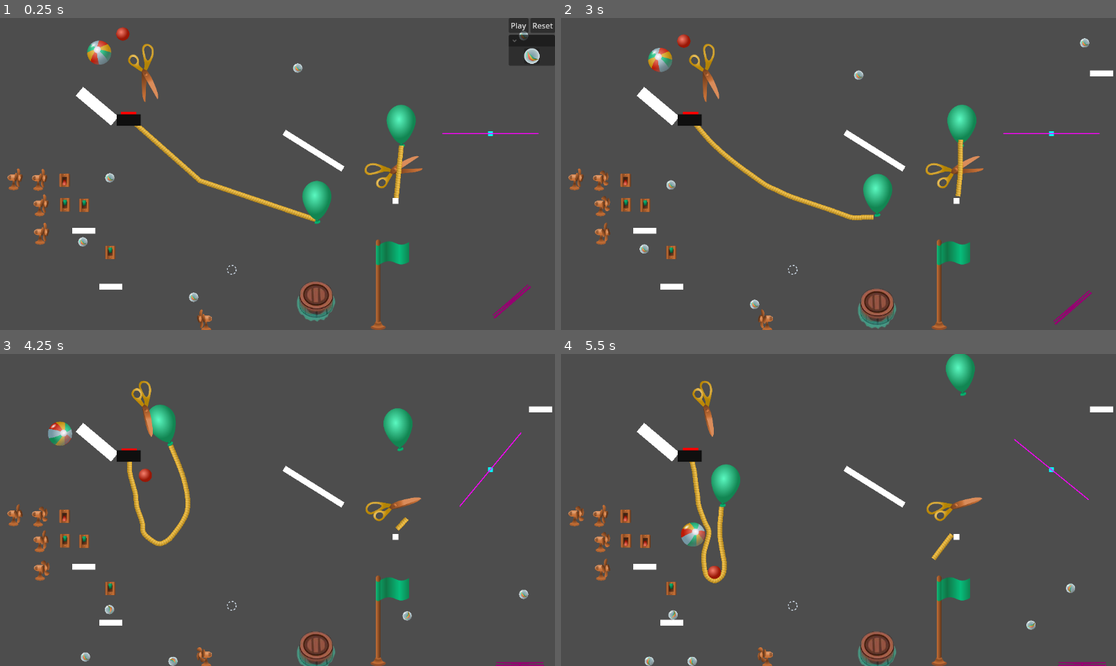
Above: before the commit, frames 1-4 (two rows, left to right).
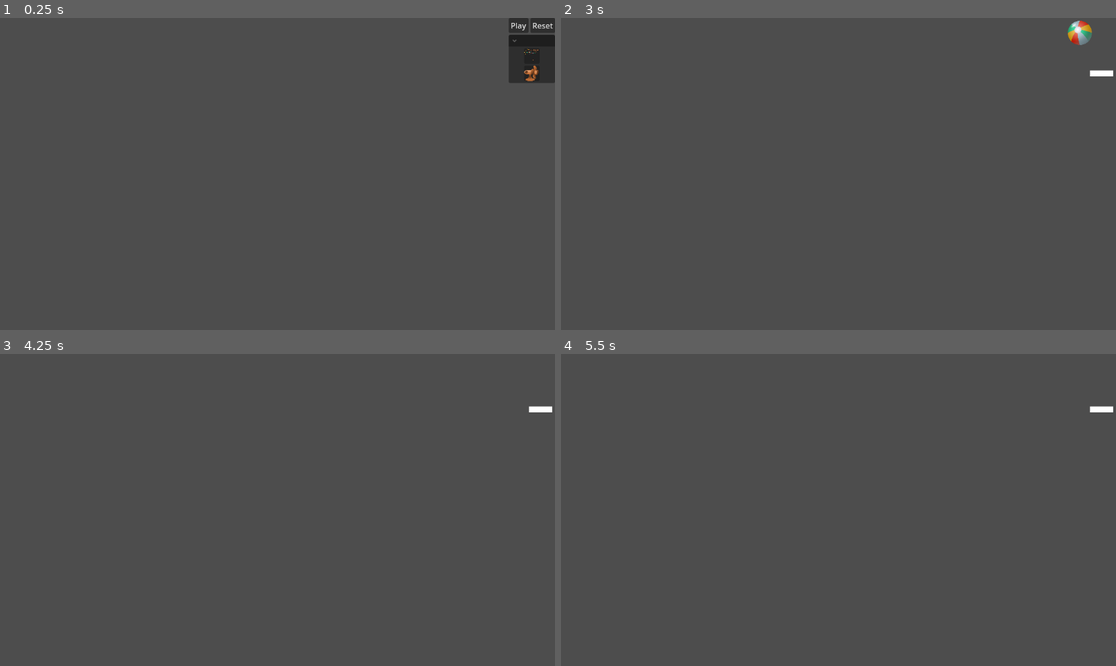
Above: after the commit, the same moments.

Repository: lechaosx/jam-at-fit-vol-2
Game: Godot game, scene res://game.tscn
The game is run twice, just before and just after one commit, with the same random seed, the same clock (stepped at 60 frames per second) and the same inputs. The engine's default icon, where the game draws it, is replaced by a stand-in: a white triangle on a blue panel in a dark square.
Inputs (mouse positions are in pixels of both pictures, inside the frame that each line leads up to):
- Up to frame 1 (0.25 s): no input
- Up to frame 2 (3 s): click "Reset" at 0.5 s; click (1093, 55) at 1.25 s; click (1093, 74) at 2.02 s; click "Play" at 2.75 s
- Up to frame 3 (4.25 s): move the mouse to (399, 494) at 3.52 s; click (399, 494) at 3.67 s
- Up to frame 4 (5.5 s): move the mouse to (727, 525) at 4.27 s; click (727, 525) at 4.42 s; move the mouse to (894, 441) at 5.02 s; click (894, 441) at 5.17 s

The runs differ from the first frame. In frame 1, 6.7% of the frame differs, in the area x 1-100%, y 2-100%; in frame 2, 6.4%; in frame 3, 5.8%; in frame 4, 5.9%.

Commit message:
Stuff Editor

Diff:
--- a/godot/UI/editor/editor.gd
+++ b/godot/UI/editor/editor.gd
@@ -1,35 +1,74 @@
 extends Control
 
-signal playClicked
-signal resetWorldClicked
+signal playClicked(Node2D)
+
+var placeable_button_scene:PackedScene = preload("res://UI/editor/item_placeholder.tscn")
+var basic_tool_scene:PackedScene = preload("res://UI/tools/basic_tool.tscn")
+
+@onready var viewport = $SubViewportContainer/SubViewport
+
 var selected_element:Node2D
-var world_instance
+var selected_resource: PlaceableResource
+var world_scene:PackedScene
+var world_instance:Node2D
+var targets_manager:TargetsManager
+var level_placeables: LevelPlaceables
 
-func _input(event: InputEvent) -> void:
-	if event is InputEventMouseMotion:
-		if selected_element:
-			print("Mouse Motion at: ", event.position)
-			selected_element.position = event.position
+func _on_button_pressed() -> void:
+	playClicked.emit(get_world_duplicate())
 
-	if event is InputEventMouseButton:
-		if selected_element:
-			selected_element.position = event.position
-			self.remove_child(selected_element)
-			world_instance.add_child(selected_element)
-			selected_element=null
+func _on_item_placeholder_element_selected(resource: PlaceableResource) -> void:
+	var tool_scene = resource.tool
+	if not tool_scene:
+		tool_scene = basic_tool_scene
+
+	var tool = tool_scene.instantiate()
+	tool.init(resource, world_instance)
+	%ToolsContainer.add_child(tool)
+
+func _on_reset_button_pressed() -> void:
+	spawn_world(world_scene)
+
+func remove_world_instance(world:Node2D):
+	if not world:
+		return
+
+	world.hide()
+	$SubViewportContainer/SubViewport.remove_child(world)
+	world.queue_free()
+
+func load_placeables_from_level():
+	for child in %PlaceablesContainer.get_children():
+		%PlaceablesContainer.remove_child(child)
+		child.queue_free()
+
+	for placeable in level_placeables.placeables:
+		var placeable_button_instance = placeable_button_scene.instantiate()
+		placeable_button_instance.set_resource(placeable.placeable_res)
+		%PlaceablesContainer.add_child(placeable_button_instance)
+		placeable_button_instance.element_selected.connect(_on_item_placeholder_element_selected)
 
 
+func spawn_world(scene:PackedScene):
+	remove_world_instance(world_instance)
+	world_instance = scene.instantiate()
+	world_instance.process_mode = Node.PROCESS_MODE_DISABLED
+	$SubViewportContainer/SubViewport.add_child(world_instance)
 
-func _on_button_pressed() -> void:
-	playClicked.emit()
+	for child in world_instance.get_children():
+		if child is LevelPlaceables:
+			level_placeables = child
+		if child is TargetsManager:
+			targets_manager = child
+
+	load_placeables_from_level()
 
 
-func _on_item_placeholder_element_selected(element: ItemPlaceholder) -> void:
-	print_debug(element.element_name)
-	selected_element = element.element_scene.instantiate()
-	self.add_child(selected_element)
-	pass # Replace with function body.
+func get_world_duplicate()->Node2D:
+	if world_instance:
+		return world_instance.duplicate()
+	return null
 
-
-func _on_reset_button_pressed() -> void:
-	resetWorldClicked.emit()
+func set_world(world:PackedScene):
+	world_scene=world
+	spawn_world(world)
--- a/godot/UI/editor/editor.tscn
+++ b/godot/UI/editor/editor.tscn
@@ -1,8 +1,6 @@
-[gd_scene load_steps=4 format=3 uid="uid://dip5b4oujsda5"]
+[gd_scene load_steps=2 format=3 uid="uid://dip5b4oujsda5"]
 
 [ext_resource type="Script" uid="uid://dvkg1db0fuwdm" path="res://UI/editor/editor.gd" id="1_x6cky"]
-[ext_resource type="PackedScene" uid="uid://bdioybepl7u2g" path="res://UI/editor/item_placeholder.tscn" id="2_x2ey7"]
-[ext_resource type="PackedScene" uid="uid://bqa5lhjbjxeho" path="res://obstacles/long.tscn" id="3_ksdqf"]
 
 [node name="Editor" type="Control"]
 layout_mode = 3
@@ -13,9 +11,29 @@
 grow_vertical = 2
 script = ExtResource("1_x6cky")
 
-[node name="HBoxContainer" type="HBoxContainer" parent="."]
+[node name="SubViewportContainer" type="SubViewportContainer" parent="."]
 layout_mode = 1
 anchors_preset = 15
+anchor_right = 1.0
+anchor_bottom = 1.0
+grow_horizontal = 2
+grow_vertical = 2
+stretch = true
+
+[node name="SubViewport" type="SubViewport" parent="SubViewportContainer"]
+handle_input_locally = false
+size = Vector2i(1152, 648)
+render_target_update_mode = 4
+
+[node name="ToolsContainer" type="Control" parent="."]
+unique_name_in_owner = true
+process_mode = 1
+anchors_preset = 0
+offset_right = 40.0
+offset_bottom = 40.0
+
+[node name="HBoxContainer" type="HBoxContainer" parent="."]
+layout_mode = 0
 anchor_right = 1.0
 anchor_bottom = 1.0
 grow_horizontal = 2
@@ -36,15 +54,12 @@
 layout_mode = 2
 text = "Reset"
 
-[node name="FoldableContainer" type="FoldableContainer" parent="HBoxContainer/VBoxContainer"]
+[node name="CollapsableContainer" type="FoldableContainer" parent="HBoxContainer/VBoxContainer"]
 layout_mode = 2
 
-[node name="ItemPlaceholder" parent="HBoxContainer/VBoxContainer/FoldableContainer" instance=ExtResource("2_x2ey7")]
+[node name="PlaceablesContainer" type="VBoxContainer" parent="HBoxContainer/VBoxContainer/CollapsableContainer"]
+unique_name_in_owner = true
 layout_mode = 2
-size_flags_vertical = 0
-element_scene = ExtResource("3_ksdqf")
-element_name = "Blasdlbjasjbdk"
 
 [connection signal="pressed" from="HBoxContainer/VBoxContainer/HBoxContainer/PlayButton" to="." method="_on_button_pressed"]
 [connection signal="pressed" from="HBoxContainer/VBoxContainer/HBoxContainer/ResetButton" to="." method="_on_reset_button_pressed"]
-[connection signal="element_selected" from="HBoxContainer/VBoxContainer/FoldableContainer/ItemPlaceholder" to="." method="_on_item_placeholder_element_selected"]
--- a/godot/UI/editor/item_placeholder.gd
+++ b/godot/UI/editor/item_placeholder.gd
@@ -1,18 +1,23 @@
-extends Control
+extends Button
 class_name ItemPlaceholder
 
-@export var element_scene: PackedScene
-@export var element_name: String
-@export var texture: Texture2D
+#@export var element_scene: PackedScene
+#@export var element_name: String
+#@export var texture: Texture2D
 
+@export var res: PlaceableResource
 
-signal element_selected(element:ItemPlaceholder)
+signal element_selected(element:PlaceableResource, position:Vector2)
 
 # Called when the node enters the scene tree for the first time.
 func _ready() -> void:
-	$MainSprite.texture = texture
+	if res:
+		$MainSprite.texture = res.texture
+
+func _on_pressed() -> void:
+	element_selected.emit(res)
 	pass # Replace with function body.
 
-func _on_pressed() -> void:
-	element_selected.emit(self)
-	pass # Replace with function body.
+func set_resource(val:PlaceableResource):
+	res = val
+	$MainSprite.texture = res.texture
--- a/godot/UI/editor/item_placeholder.tscn
+++ b/godot/UI/editor/item_placeholder.tscn
@@ -1,7 +1,6 @@
-[gd_scene load_steps=4 format=3 uid="uid://bdioybepl7u2g"]
+[gd_scene load_steps=3 format=3 uid="uid://bdioybepl7u2g"]
 
 [ext_resource type="Script" uid="uid://d2hd6xxqv4nmn" path="res://UI/editor/item_placeholder.gd" id="1_nhbkl"]
-[ext_resource type="Texture2D" uid="uid://b8gop2u4bkjx8" path="res://assets/marble_albedo.png" id="2_pball"]
 [ext_resource type="Texture2D" uid="uid://bnu6u3g044pp5" path="res://icon.svg" id="3_ppbsh"]
 
 [node name="ItemPlaceholder" type="Button"]
@@ -20,7 +19,6 @@
 size_flags_horizontal = 4
 size_flags_vertical = 4
 script = ExtResource("1_nhbkl")
-texture = ExtResource("2_pball")
 
 [node name="MainSprite" type="TextureRect" parent="."]
 layout_mode = 1
--- /dev/null
+++ b/godot/UI/tools/basic_tool.gd
@@ -0,0 +1,39 @@
+extends Control
+
+var res:PlaceableResource
+var world_instance : Node2D
+var target_instance : Node2D
+
+func _input(event: InputEvent) -> void:
+	if event is InputEventMouseMotion:
+		target_instance.show()
+		target_instance.position = event.position
+
+	if event is InputEventMouseButton:
+		if event.button_index == MouseButton.MOUSE_BUTTON_RIGHT:
+			get_parent().remove_child(self)
+			self.queue_free()
+
+		if event.button_index == MouseButton.MOUSE_BUTTON_LEFT:
+			remove_child(target_instance)
+			world_instance.add_child(target_instance)
+			target_instance.process_mode = Node.PROCESS_MODE_INHERIT
+			queue_free()
+
+		if event.button_index == MouseButton.MOUSE_BUTTON_WHEEL_DOWN:
+			target_instance.rotate(PI/16)
+
+		if event.button_index == MouseButton.MOUSE_BUTTON_WHEEL_UP:
+			target_instance.rotate(-PI/16)
+
+		if event.button_index == MouseButton.MOUSE_BUTTON_MIDDLE and event.pressed:
+			target_instance.scale.x = target_instance.scale.x * -1
+
+func init(resource:PlaceableResource, world:Node2D):
+	res = resource
+	world_instance = world
+
+	target_instance = res.element_scene.instantiate()
+	add_child(target_instance)
+	target_instance.hide()
+	target_instance.process_mode = Node.PROCESS_MODE_DISABLED
--- /dev/null
+++ b/godot/UI/tools/basic_tool.tscn
@@ -0,0 +1,9 @@
+[gd_scene load_steps=2 format=3 uid="uid://cuby3f3hbbilm"]
+
+[ext_resource type="Script" uid="uid://yr44pletr8gh" path="res://UI/tools/basic_tool.gd" id="1_iw77a"]
+
+[node name="BasicTool" type="Control"]
+layout_mode = 3
+anchors_preset = 0
+mouse_filter = 1
+script = ExtResource("1_iw77a")
--- a/godot/game.gd
+++ b/godot/game.gd
@@ -11,24 +11,13 @@
 var editor_world_instance
 var play_world_instance
 
-func reset_world():
-	print_debug("world reset")
-
-	if editor_world_instance:
-		remove_world(editor_world_instance)
-
-	editor_world_instance = world_scene.instantiate()
-	editor_world_instance.process_mode = Node.PROCESS_MODE_DISABLED
-	$SubViewportContainer/SubViewport.add_child(editor_world_instance)
-	$Editor.world_instance=editor_world_instance
-
 func remove_world(world_node):
 		$SubViewportContainer/SubViewport.remove_child(world_node)
 		world_node.queue_free()
 
 # Called when the node enters the scene tree for the first time.
 func _ready() -> void:
-	reset_world()
+	$Editor.set_world(world_scene)
 
 func unPause():
 	$PauseMenu.hide()
@@ -54,18 +43,13 @@
 	if isPaused:
 		process_pause()
 
-func _on_editor_play_clicked() -> void:
+func _on_editor_play_clicked(world:Node2D) -> void:
 	isInEditor = false
-	play_world_instance = editor_world_instance.duplicate()
+	play_world_instance = world
 	play_world_instance.process_mode = Node.PROCESS_MODE_PAUSABLE
 	$SubViewportContainer/SubViewport.add_child(play_world_instance)
-	editor_world_instance.hide()
-
-func _on_editor_reset_world_clicked() -> void:
-	reset_world()
 
 func _on_pause_menu_reset_to_editor() -> void:
-	editor_world_instance.show()
 	if play_world_instance:
 		play_world_instance.hide()
 		remove_world(play_world_instance)
--- a/godot/game.tscn
+++ b/godot/game.tscn
@@ -1,14 +1,14 @@
 [gd_scene load_steps=5 format=3 uid="uid://cqap1fgfobevr"]
 
 [ext_resource type="Script" uid="uid://syka4aigomtx" path="res://game.gd" id="1_feb5d"]
-[ext_resource type="PackedScene" uid="uid://xsklbsg58dkb" path="res://world.tscn" id="2_e2o6t"]
+[ext_resource type="PackedScene" uid="uid://67wdnf8llrj2" path="res://levels/level1.tscn" id="2_fc0e3"]
 [ext_resource type="PackedScene" uid="uid://bucen7t8kj3h7" path="res://UI/pause_menu.tscn" id="3_feb5d"]
 [ext_resource type="PackedScene" uid="uid://dip5b4oujsda5" path="res://UI/editor/editor.tscn" id="4_fc0e3"]
 
 [node name="Game" type="Node"]
 process_mode = 3
 script = ExtResource("1_feb5d")
-world_scene = ExtResource("2_e2o6t")
+world_scene = ExtResource("2_fc0e3")
 
 [node name="SubViewportContainer" type="SubViewportContainer" parent="."]
 anchors_preset = 15
@@ -36,6 +36,5 @@
 size_flags_vertical = 4
 
 [connection signal="playClicked" from="Editor" to="." method="_on_editor_play_clicked"]
-[connection signal="resetWorldClicked" from="Editor" to="." method="_on_editor_reset_world_clicked"]
 [connection signal="resetToEditor" from="PauseMenu" to="." method="_on_pause_menu_reset_to_editor"]
 [connection signal="resumeClicked" from="PauseMenu" to="." method="_on_pause_menu_resume_clicked"]
--- /dev/null
+++ b/godot/levels/level1.tscn
@@ -0,0 +1,33 @@
+[gd_scene load_steps=11 format=3 uid="uid://67wdnf8llrj2"]
+
+[ext_resource type="PackedScene" uid="uid://cv7kxl3b27xjo" path="res://placeables/level_placeables_definition.tscn" id="1_pdtm5"]
+[ext_resource type="PackedScene" uid="uid://bo8rftfrcw7w5" path="res://targets/TargetsManager.tscn" id="2_b3oru"]
+[ext_resource type="Script" uid="uid://d14m1du7rwwy7" path="res://resource_definitions/level_placeable_resource.gd" id="2_ua5ty"]
+[ext_resource type="Resource" uid="uid://b2p4agajtuxgk" path="res://placeables/obstacles/LongBlock.tres" id="3_ua5ty"]
+[ext_resource type="Script" uid="uid://cwgc35jcb0rqh" path="res://resource_definitions/placeable_item_resource.gd" id="4_61w3m"]
+[ext_resource type="PackedScene" uid="uid://cc3mdtk5nu3h5" path="res://ball.tscn" id="4_pdpul"]
+[ext_resource type="Texture2D" uid="uid://c854otwl15bph" path="res://electric_fan/electric-fan_1.png" id="6_8hd6v"]
+
+[sub_resource type="Resource" id="Resource_61w3m"]
+script = ExtResource("2_ua5ty")
+placeable_res = ExtResource("3_ua5ty")
+max_count = 5
+metadata/_custom_type_script = "uid://d14m1du7rwwy7"
+
+[sub_resource type="Resource" id="Resource_pdpul"]
+script = ExtResource("4_61w3m")
+element_scene = ExtResource("4_pdpul")
+texture = ExtResource("6_8hd6v")
+metadata/_custom_type_script = "uid://cwgc35jcb0rqh"
+
+[sub_resource type="Resource" id="Resource_ua5ty"]
+script = ExtResource("2_ua5ty")
+placeable_res = SubResource("Resource_pdpul")
+metadata/_custom_type_script = "uid://d14m1du7rwwy7"
+
+[node name="Level1" type="Node2D"]
+
+[node name="LevelPlaceables" parent="." instance=ExtResource("1_pdtm5")]
+placeables = Array[ExtResource("2_ua5ty")]([SubResource("Resource_61w3m"), SubResource("Resource_ua5ty")])
+
+[node name="TargetsManager" parent="." instance=ExtResource("2_b3oru")]
--- /dev/null
+++ b/godot/placeables/level_placeables_definition.gd
@@ -0,0 +1,4 @@
+extends Node
+class_name LevelPlaceables
+
+@export var placeables: Array[LevelPlaceableResource]
--- /dev/null
+++ b/godot/placeables/level_placeables_definition.tscn
@@ -0,0 +1,6 @@
+[gd_scene load_steps=2 format=3 uid="uid://cv7kxl3b27xjo"]
+
+[ext_resource type="Script" uid="uid://c8ry03566wrjc" path="res://placeables/level_placeables_definition.gd" id="1_cqg0u"]
+
+[node name="LevelPlaceables" type="Node"]
+script = ExtResource("1_cqg0u")
--- /dev/null
+++ b/godot/placeables/obstacles/LongBlock.tres
@@ -0,0 +1,13 @@
+[gd_resource type="Resource" script_class="PlaceableResource" load_steps=5 format=3 uid="uid://b2p4agajtuxgk"]
+
+[ext_resource type="PackedScene" uid="uid://bqa5lhjbjxeho" path="res://placeables/obstacles/long.tscn" id="1_w3brd"]
+[ext_resource type="Script" uid="uid://cwgc35jcb0rqh" path="res://resource_definitions/placeable_item_resource.gd" id="2_3vsce"]
+[ext_resource type="Texture2D" uid="uid://bevmvv2e0e3x4" path="res://assets.svg" id="3_e6ivo"]
+[ext_resource type="PackedScene" uid="uid://cuby3f3hbbilm" path="res://UI/tools/basic_tool.tscn" id="4_3vsce"]
+
+[resource]
+script = ExtResource("2_3vsce")
+element_scene = ExtResource("1_w3brd")
+texture = ExtResource("3_e6ivo")
+tool = ExtResource("4_3vsce")
+metadata/_custom_type_script = "uid://cwgc35jcb0rqh"
--- a/godot/obstacles/long.tscn
+++ b/godot/placeables/obstacles/long.tscn
@@ -1,6 +1,6 @@
 [gd_scene load_steps=2 format=3 uid="uid://bqa5lhjbjxeho"]
 
-[ext_resource type="PackedScene" uid="uid://dcpac078vhmol" path="res://obstacles/block.tscn" id="1_hioqh"]
+[ext_resource type="PackedScene" uid="uid://dcpac078vhmol" path="res://placeables/obstacles/block.tscn" id="1_hioqh"]
 
 [node name="Long" type="Node2D"]
 
--- /dev/null
+++ b/godot/resource_definitions/level_placeable_resource.gd
@@ -0,0 +1,9 @@
+extends Resource
+class_name LevelPlaceableResource
+
+@export var placeable_res:PlaceableResource
+@export var max_count:int
+var current_count = 0
+
+func _init():
+	resource_local_to_scene = true
--- /dev/null
+++ b/godot/resource_definitions/placeable_item_resource.gd
@@ -0,0 +1,7 @@
+extends Resource
+class_name PlaceableResource
+
+@export var element_scene: PackedScene
+@export var visibility_layer: int = 0
+@export var texture: Texture2D
+@export var tool: PackedScene
--- /dev/null
+++ b/godot/targets/TargetsManager.tscn
@@ -0,0 +1,6 @@
+[gd_scene load_steps=2 format=3 uid="uid://bo8rftfrcw7w5"]
+
+[ext_resource type="Script" uid="uid://dh422ysknqwgf" path="res://targets/targets_manager.gd" id="1_5tui1"]
+
+[node name="TargetsManager" type="Node"]
+script = ExtResource("1_5tui1")
--- a/godot/targets/checkpoint_target.gd
+++ b/godot/targets/checkpoint_target.gd
@@ -7,7 +7,7 @@
 signal targetNotify
 
 func ballEntered():
-	visible=false
+	hide()
 	isCompleted=true
 	targetNotify.emit()
 
--- /dev/null
+++ b/godot/targets/targets_manager.gd
@@ -0,0 +1,40 @@
+extends Node
+class_name TargetsManager
+
+signal completed
+
+var isCompleted = false
+
+var completedTargets:int
+var targets_array: Array
+
+func registerTargets():
+	targets_array.clear()
+	for target in get_parent().get_children():
+		if target is FinalTarget:
+			targets_array.append(target)
+		if target is CheckpointTarget:
+			targets_array.append(target)
+
+	for target in targets_array:
+		target.targetNotify.connect(update_targets)
+
+func _ready() -> void:
+	registerTargets()
+
+func update_targets():
+	completedTargets = get_completed_targets()
+	if completedTargets >= targets_array.size():
+		completed.emit()
+		isCompleted = true
+
+	print_debug("targets:", completedTargets, targets_array.size())
+
+func get_completed_targets() -> int:
+	var count = 0
+	for target in targets_array:
+		if target is FinalTarget and target.isBallPresent:
+			count += 1
+		if target is CheckpointTarget and target.isCompleted:
+			count += 1
+	return count
--- a/godot/world.gd
+++ /dev/null
@@ -1,45 +0,0 @@
-extends Node
-class_name World
-
-signal completed
-
-var isCompleted = false
-
-var allTargets:int
-var completedTargets:int
-
-# Called when the node enters the scene tree for the first time.
-func _ready() -> void:
-	registerTargets()
-
-func updateTargetCounts():
-	completedTargets = get_completed_targets()
-
-	print_debug("Completed:", completedTargets, "/", allTargets)
-
-	if completedTargets>=allTargets:
-		completed.emit()
-		isCompleted = true
-		print_debug("finished")
-
-func addTarget(node:Node2D):
-	$Targets.add_child(node)
-
-func get_completed_targets() -> int:
-	var count = 0
-	for node in $Targets.get_children():
-		if node is FinalTarget and node.isBallPresent:
-			count += 1
-		if node is CheckpointTarget and node.isCompleted:
-			count += 1
-	return count
-
-func registerTargets():
-	allTargets = 0
-	for target in $Targets.get_children():
-		if target is FinalTarget:
-			allTargets += 1
-			target.targetNotify.connect(updateTargetCounts)
-		if target is CheckpointTarget:
-			allTargets += 1
-			target.targetNotify.connect(updateTargetCounts)
--- a/godot/world.tscn
+++ b/godot/world.tscn
@@ -1,8 +1,7 @@
-[gd_scene load_steps=19 format=3 uid="uid://xsklbsg58dkb"]
+[gd_scene load_steps=18 format=3 uid="uid://xsklbsg58dkb"]
 
-[ext_resource type="Script" uid="uid://c6mx6sdtpkoyd" path="res://world.gd" id="1_tlwt5"]
 [ext_resource type="PackedScene" uid="uid://cc3mdtk5nu3h5" path="res://ball.tscn" id="2_aqk2v"]
-[ext_resource type="PackedScene" uid="uid://bqa5lhjbjxeho" path="res://obstacles/long.tscn" id="3_036b0"]
+[ext_resource type="PackedScene" uid="uid://bqa5lhjbjxeho" path="res://placeables/obstacles/long.tscn" id="3_036b0"]
 [ext_resource type="PackedScene" uid="uid://b3ncero04lpxp" path="res://targets/final_target.tscn" id="4_aqk2v"]
 [ext_resource type="PackedScene" uid="uid://75s0i21ku1sy" path="res://targets/checkpoint_target.tscn" id="5_036b0"]
 [ext_resource type="PackedScene" uid="uid://v2coglxm5imv" path="res://rope.tscn" id="6_dwbse"]
@@ -10,7 +9,7 @@
 [ext_resource type="PackedScene" uid="uid://b0ysf5iffpxet" path="res://balloon.tscn" id="8_gbfbk"]
 [ext_resource type="PackedScene" uid="uid://cilps83as6rhs" path="res://scissors.tscn" id="8_ioo17"]
 [ext_resource type="PackedScene" uid="uid://v5fwyu2cxtmc" path="res://xhonza/xhonza.tscn" id="9_ioo17"]
-[ext_resource type="PackedScene" uid="uid://dcpac078vhmol" path="res://obstacles/block.tscn" id="10_wse8f"]
+[ext_resource type="PackedScene" uid="uid://dcpac078vhmol" path="res://placeables/obstacles/block.tscn" id="10_wse8f"]
 [ext_resource type="PackedScene" uid="uid://b0t6hh2jmsrdr" path="res://marble.tscn" id="12_k3n1d"]
 [ext_resource type="PackedScene" uid="uid://0bjmgokmgvxr" path="res://electric_fan/electric_fan.tscn" id="13_2o6r5"]
 [ext_resource type="PackedScene" uid="uid://dpg8nm3qigpt0" path="res://bouncy_ball.tscn" id="14_70uel"]
@@ -22,7 +21,6 @@
 normal = Vector2(1, 0)
 
 [node name="World" type="Node2D"]
-script = ExtResource("1_tlwt5")
 
 [node name="Marble" parent="." instance=ExtResource("2_aqk2v")]
 position = Vector2(206, 72)
Not shown, added: godot/UI/tools/basic_tool.gd.uid
Not shown, added: godot/placeables/level_placeables_definition.gd.uid
Renamed: godot/obstacles/block.tscn -> godot/placeables/obstacles/block.tscn
Not shown, added: godot/resource_definitions/level_placeable_resource.gd.uid
Not shown, added: godot/resource_definitions/placeable_item_resource.gd.uid
Not shown, added: godot/targets/targets_manager.gd.uid
Not shown, removed: godot/world.gd.uid
